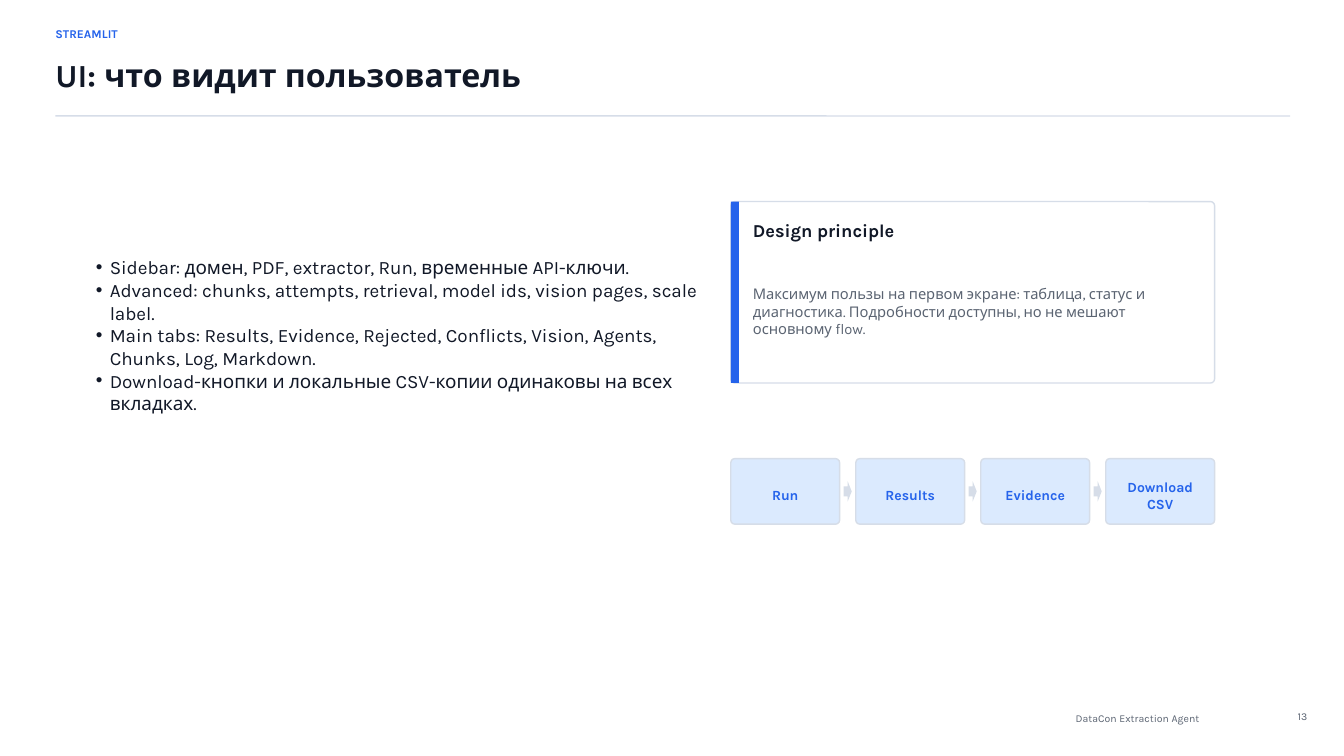
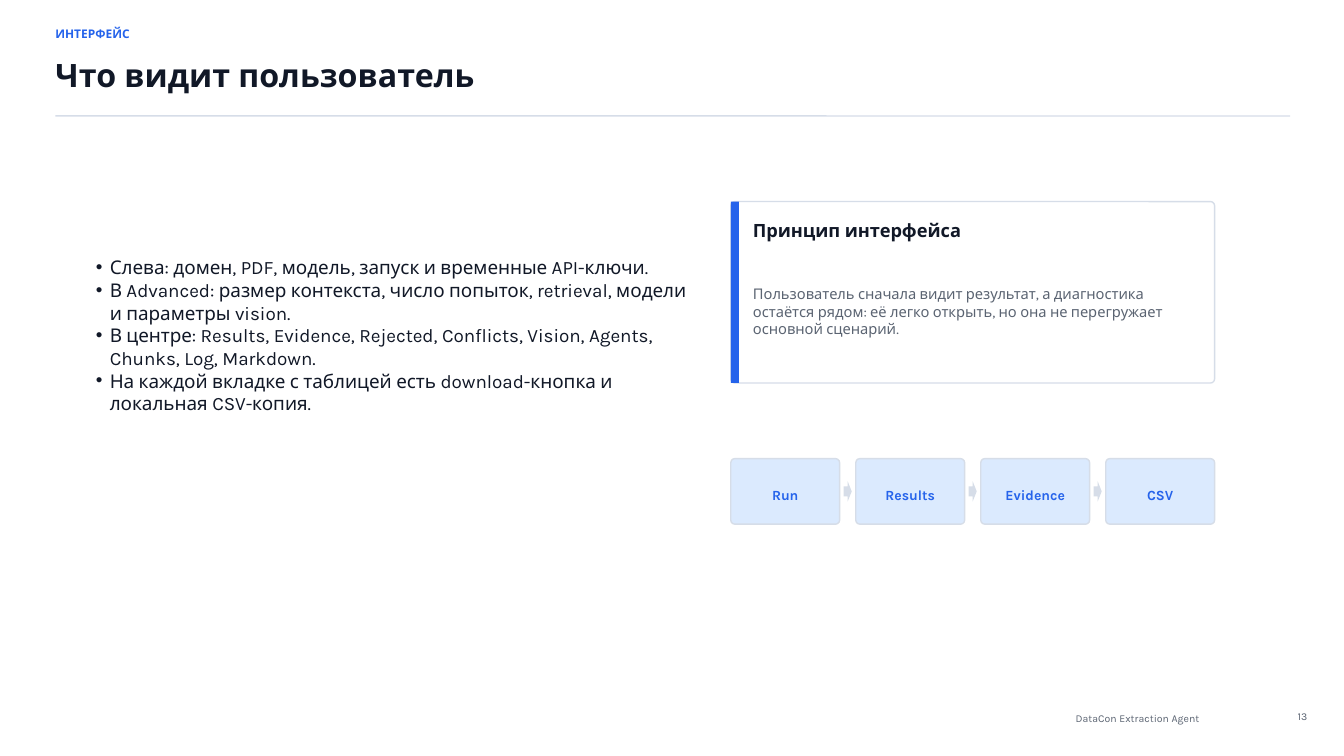
Before and after one commit to Aillight/DATACON-Million-miles-of-SMILES, a slide deck: slide 13 of presentation/DataCon_Extraction_Agent_Presentation.pptx. Drawn at 1344x756 pixels with LibreOffice and Linux fonts; fonts in the diff are those of the drawing. Boxes give left, top, right and bottom in pixels: in the first picture for what was removed or moved away, otherwise in the second. Text is boxed around its words. In the diff, an @@ line names an element or a change of style, - is before the commit and + after.

```diff
--- a/presentation/DataCon_Extraction_Agent_Presentation.pptx
+++ b/presentation/DataCon_Extraction_Agent_Presentation.pptx
@@ text at bbox=[55, 26, 129, 38]: text changed @@
-STREAMLIT
+ИНТЕРФЕЙС
@@ text at bbox=[55, 64, 474, 94]: text changed @@
-UI: что видит пользователь
+Что видит пользователь
@@ text at bbox=[753, 222, 961, 242]: text changed @@
-Design principle
+Принцип интерфейса
@@ text at bbox=[110, 260, 686, 411]: text changed @@
-• Sidebar: домен, PDF, extractor, Run, временные API-ключи.
-• Advanced: chunks, attempts, retrieval, model ids, vision pages, scale label.
-• Main tabs: Results, Evidence, Rejected, Conflicts, Vision, Agents, Chunks, Log, Markdown.
-• Download-кнопки и локальные CSV-копии одинаковы на всех вкладках.
+• Слева: домен, PDF, модель, запуск и временные API-ключи.
+• В Advanced: размер контекста, число попыток, retrieval, модели и параметры vision.
+• В центре: Results, Evidence, Rejected, Conflicts, Vision, Agents, Chunks, Log, Markdown.
+• На каждой вкладке с таблицей есть download-кнопка и локальная CSV-копия.
@@ text at bbox=[753, 288, 1163, 338]: text changed @@
-Максимум пользы на первом экране: таблица, статус и диагностика. Подробности доступны, но не мешают основному flow.
+Пользователь сначала видит результат, а диагностика остаётся рядом: её легко открыть, но она не перегружает основной сценарий.
@@ text at bbox=[1147, 491, 1173, 500]: text changed @@
-Download CSV
+CSV
```
Also in this commit, not shown: 19 other slides changed, 1 other file.
